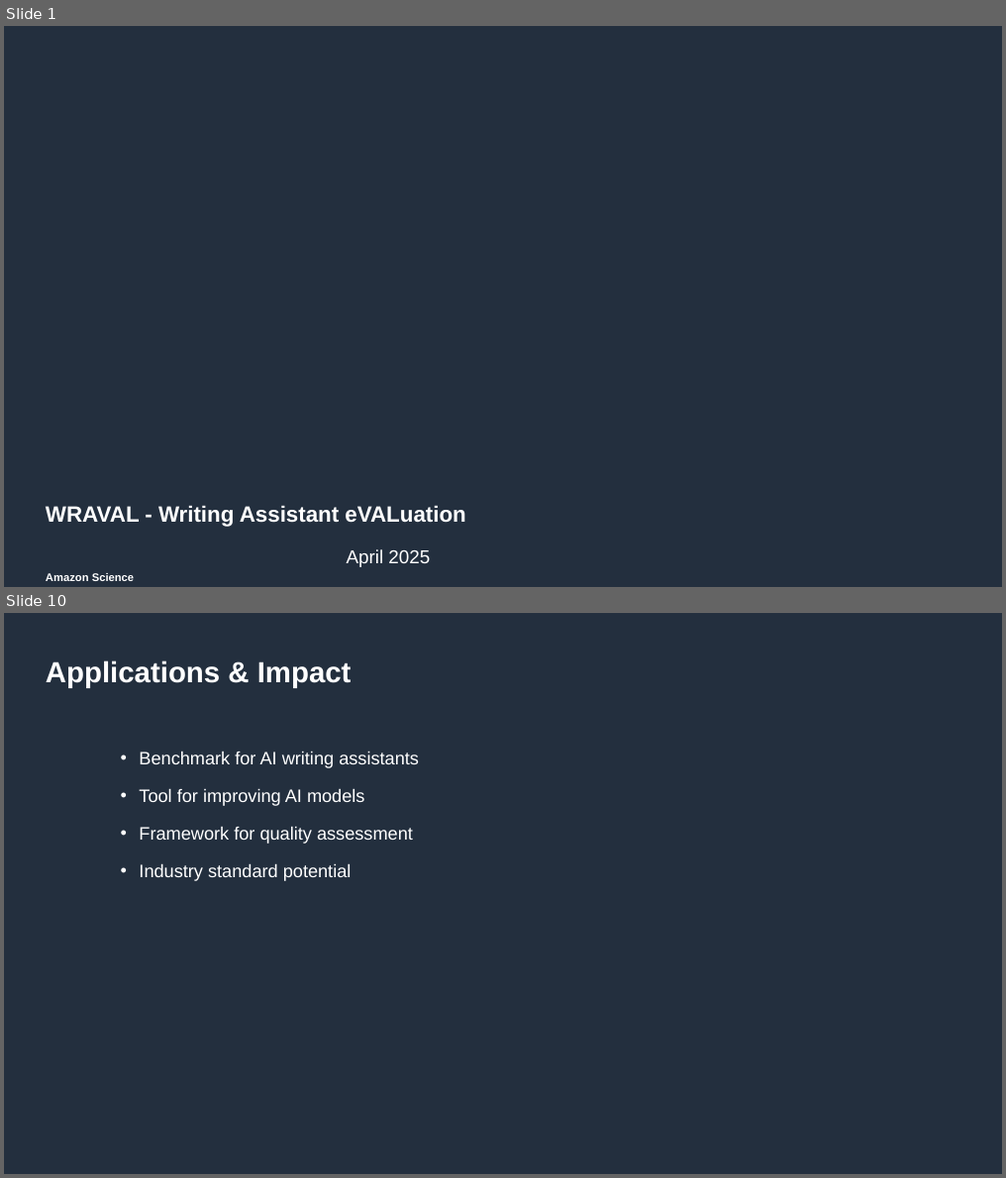
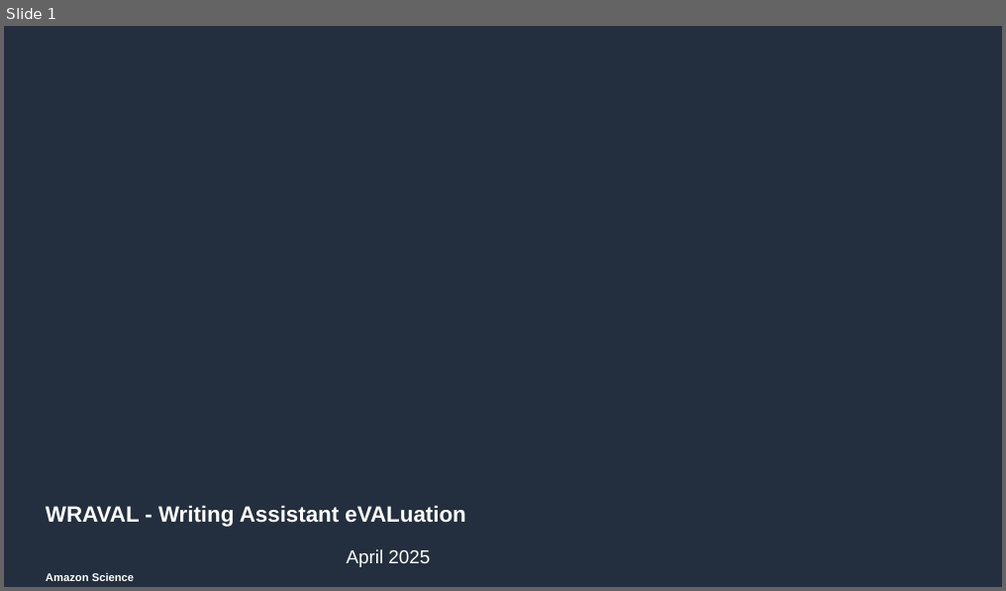
Before and after one commit to amazon-science/wraval, a slide deck: resources/wraval_presentation.pptx. Shown one above the other, each under a label of ours: slides 1 and 10 before the commit, slide 1 after it; the slides between them are not shown. The pictures are 1006x1178 and 1006x591 pixels, drawn with LibreOffice and Linux fonts; fonts in the diff are those of the drawing; background and template pictures are left out. Boxes give left, top, right and bottom in pixels: in the first picture for what was removed or moved away, otherwise in the second. Text is boxed around its words. In the diff, an @@ line names an element or a change of style, - is before the commit and + after.

```diff
--- a/resources/wraval_presentation.pptx
+++ b/resources/wraval_presentation.pptx
@@ slide 10 removed at (4,613,1002,1174), background #232F3E @@
@@ title removed at (46,661,351,688) @@
-Applications & Impact
@@ text removed at (139,751,419,881) @@
-• Benchmark for AI writing assistants
-• Tool for improving AI models
-• Framework for quality assessment
-• Industry standard potential
```
Also in this commit, not shown: 6 slides changed, 12 slides added, 4 other slides removed, 5 other files.
